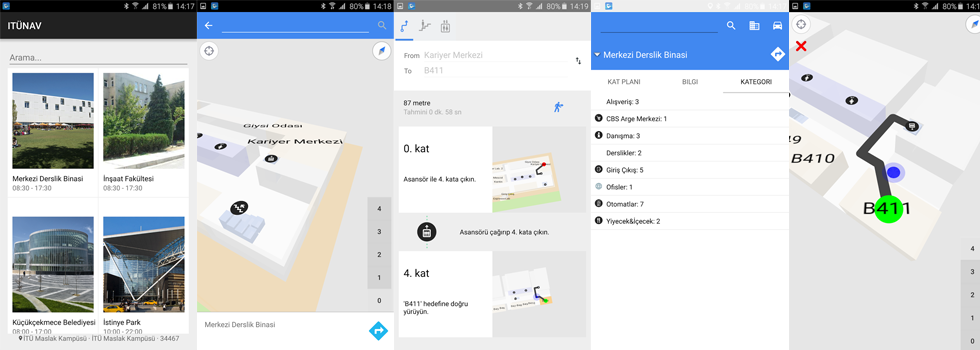
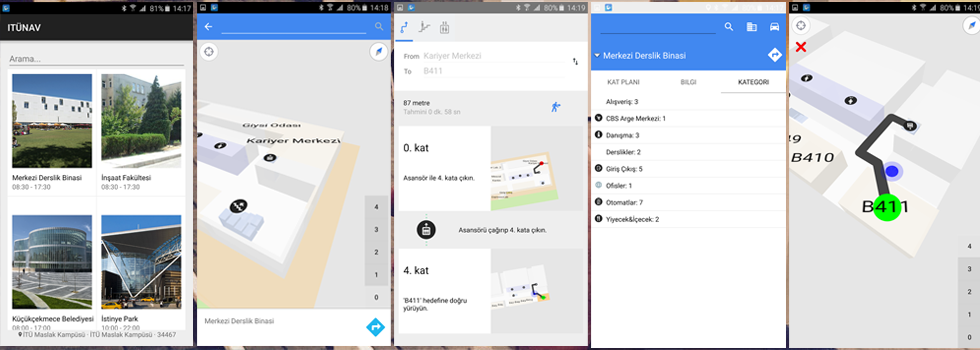
The second 980 × 350 image is a revision of the first. Changes to its layers:
painted on "Layer 5" over (x1=789, y1=0, x2=980, y2=350)
painted on "Layer 4" over (x1=591, y1=0, x2=789, y2=350)
painted on "Layer 3" over (x1=394, y1=0, x2=591, y2=350)
painted on "Layer 2" over (x1=197, y1=0, x2=394, y2=350)
painted on "Layer 1" over (x1=0, y1=0, x2=197, y2=350)
showed "Background" over (x1=0, y1=0, x2=980, y2=350)
